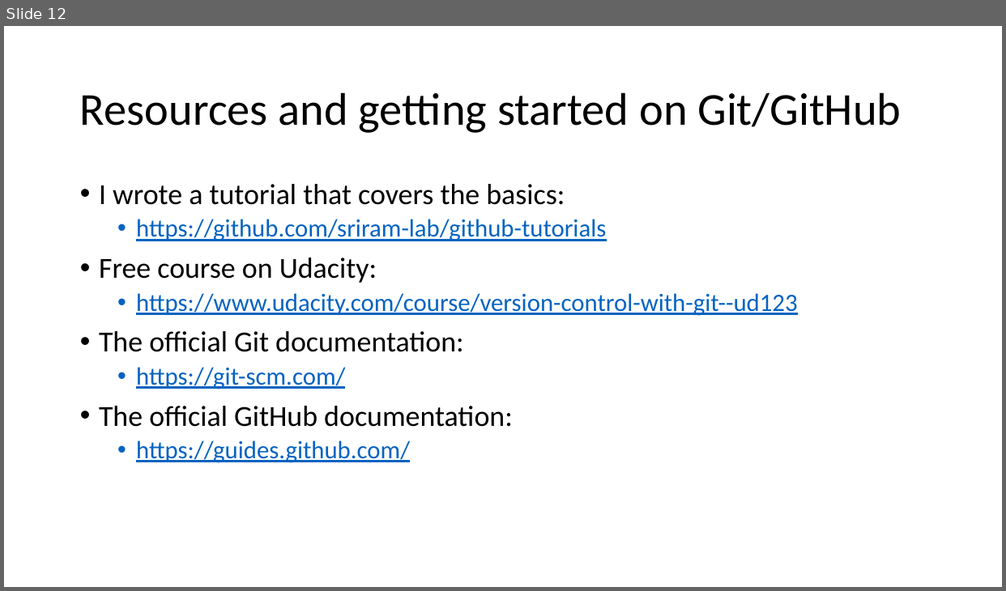
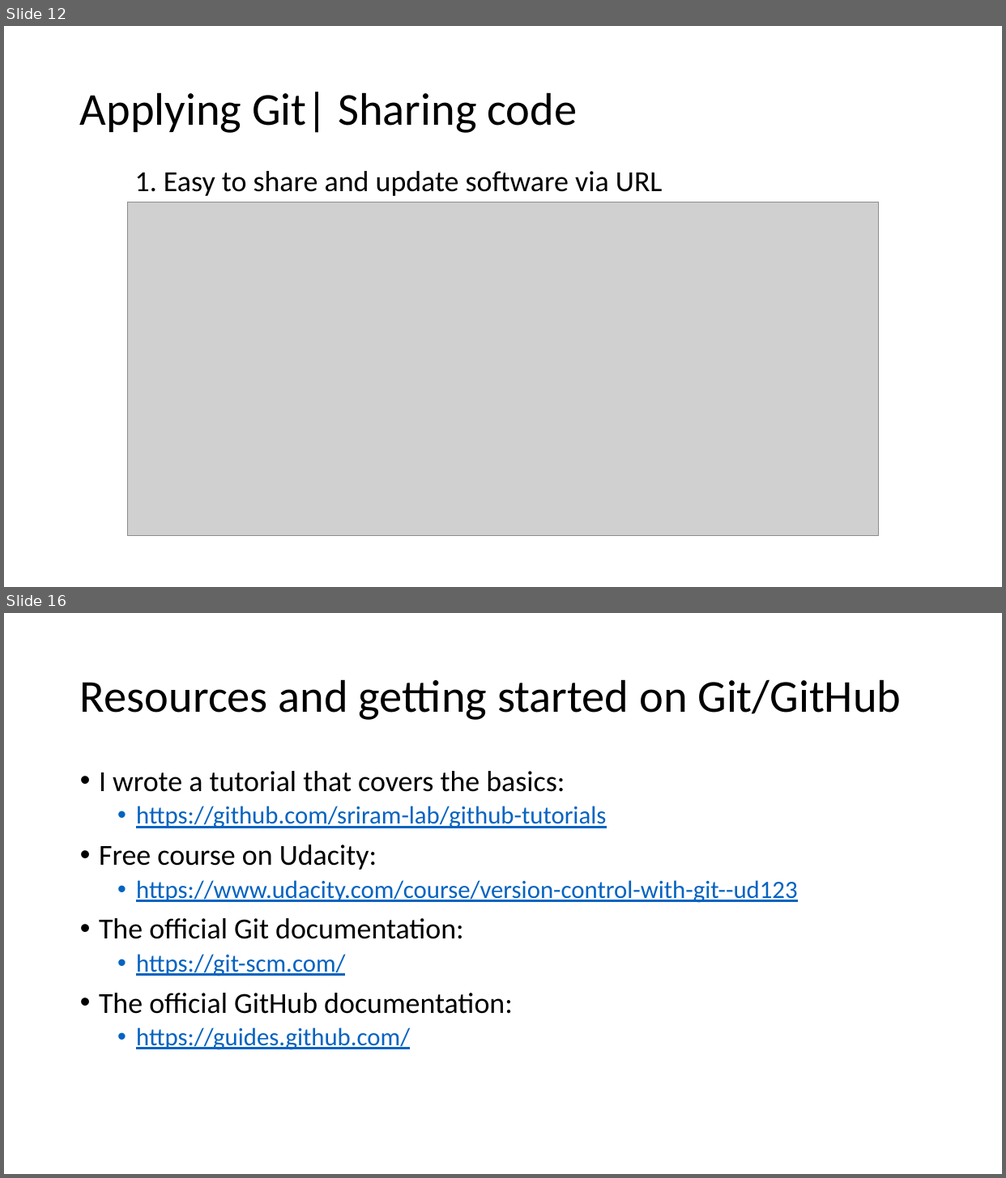
Before and after one commit to sriram-lab/github, a slide deck: GitHub-Intro.pptx. Shown one above the other, each under a label of ours: slide 12 before the commit, slides 12 and 16 after it; the slides between them are not shown. The pictures are 1006x591 and 1006x1178 pixels, drawn with LibreOffice and Linux fonts; fonts in the diff are those of the drawing; grey boxes stand for pictures. Boxes give left, top, right and bottom in pixels: in the first picture for what was removed or moved away, otherwise in the second. Text is boxed around its words. In the diff, an @@ line names an element or a change of style, - is before the commit and + after.

```diff
--- a/GitHub-Intro.pptx
+++ b/GitHub-Intro.pptx
@@ slide 12 added at (4, 26, 1002, 587), background #FFFFFF @@
@@ title added at (80, 92, 577, 133), 44 pt, text #000000 @@
+Applying Git| Sharing code
@@ text added at (135, 171, 663, 196), 28 pt, text #000000 @@
+1. Easy to share and update software via URL
@@ picture added at (127, 202, 879, 535) @@
@@ what was slide 12 is now slide 16 @@
```
Also in this commit, not shown: 10 slides changed, 4 other slides added, 1 slide removed.
